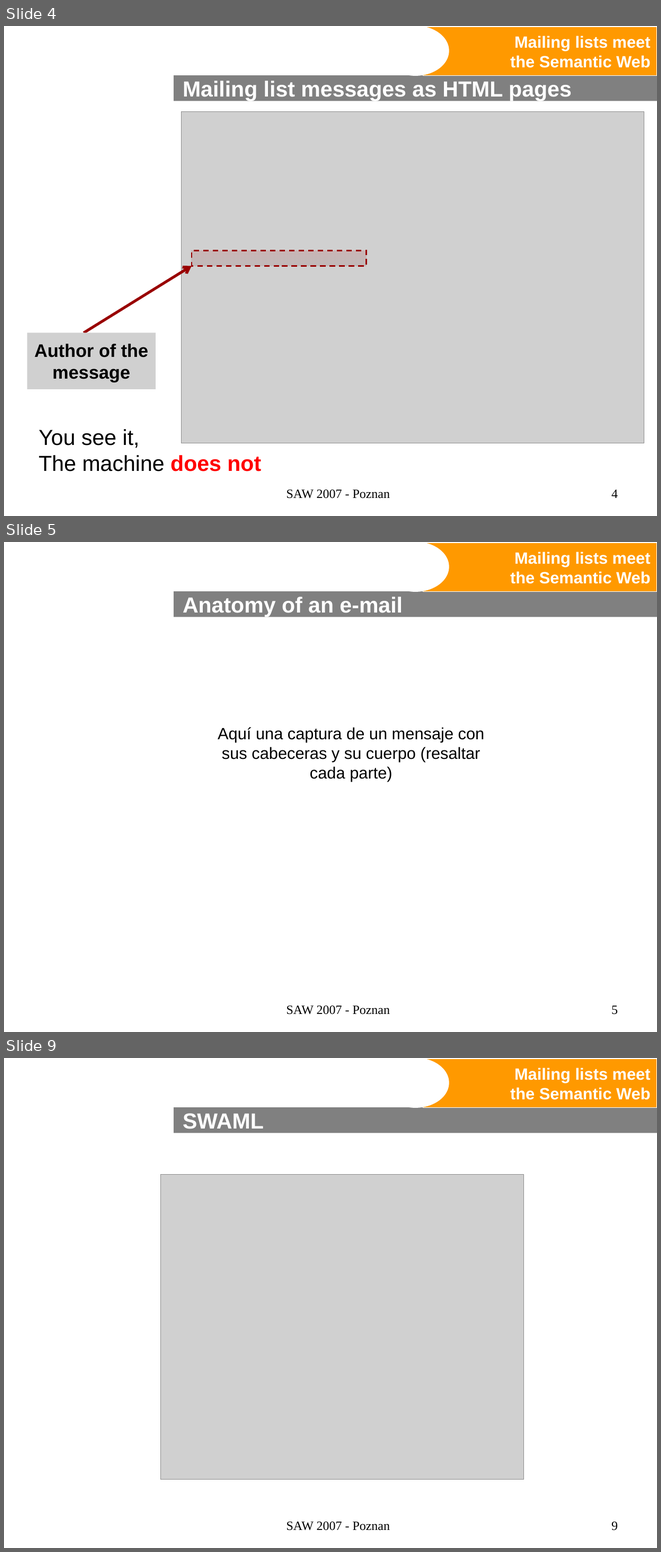
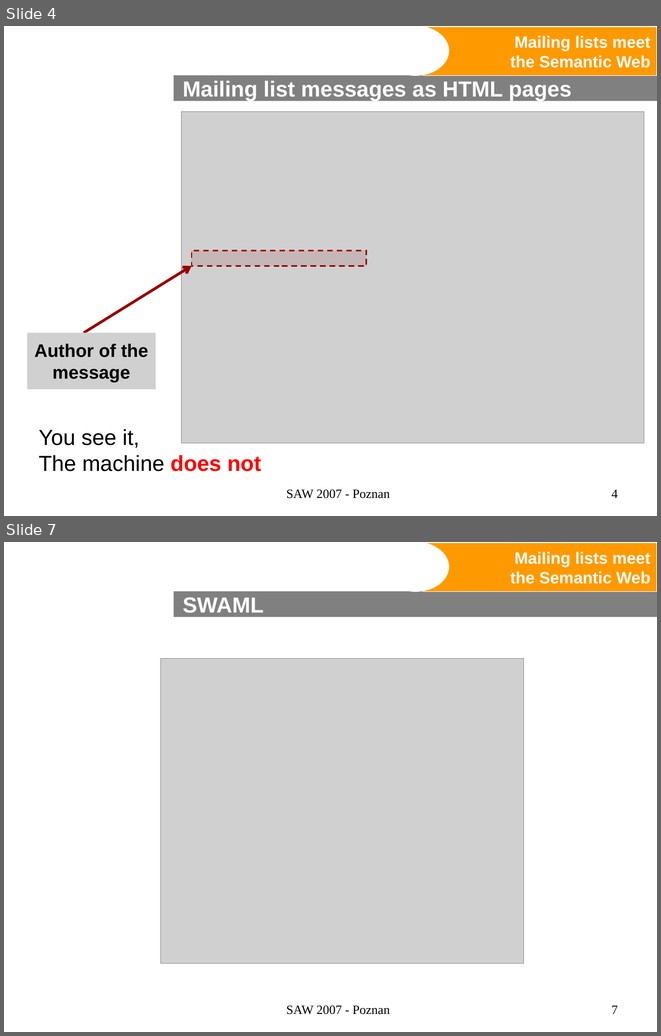
Before and after one commit to wikier/swaml, a slide deck: doc/talks/20070427-saw2007/swaml.ppt. Shown one above the other, each under a label of ours: slides 4, 5 and 9 before the commit, slides 4 and 7 after it; the slides between them are not shown. The pictures are 661x1552 and 661x1036 pixels, drawn with LibreOffice and Linux fonts; fonts in the diff are those of the drawing; grey boxes stand for pictures; background and template pictures are left out. Boxes give left, top, right and bottom in pixels: in the first picture for what was removed or moved away, otherwise in the second. Text is boxed around its words. In the diff, an @@ line names an element or a change of style, - is before the commit and + after.

```diff
--- a/doc/talks/20070427-saw2007/swaml.ppt
+++ b/doc/talks/20070427-saw2007/swaml.ppt
@@ slide 5 removed at (4,542,657,1032), background #FFFFFF; not listed: 3 template elements that a slide beside it also shows @@
@@ title removed at (183,597,403,617) @@
-Anatomy of an e-mail
@@ text removed at (218,727,485,782) @@
-Aquí una captura de un mensaje con sus cabeceras y su cuerpo (resaltar cada parte)
@@ text removed at (286,1005,390,1014) @@
-SAW 2007 - Poznan
@@ page number removed at (611,1005,618,1014) @@
-5
@@ what was slide 9 is now slide 7 @@
@@ page number at (611,1005,618,1014): text changed @@
-9
+7
```
Also in this commit, not shown: 4 slides changed, 3 slides added, 4 other slides removed.
